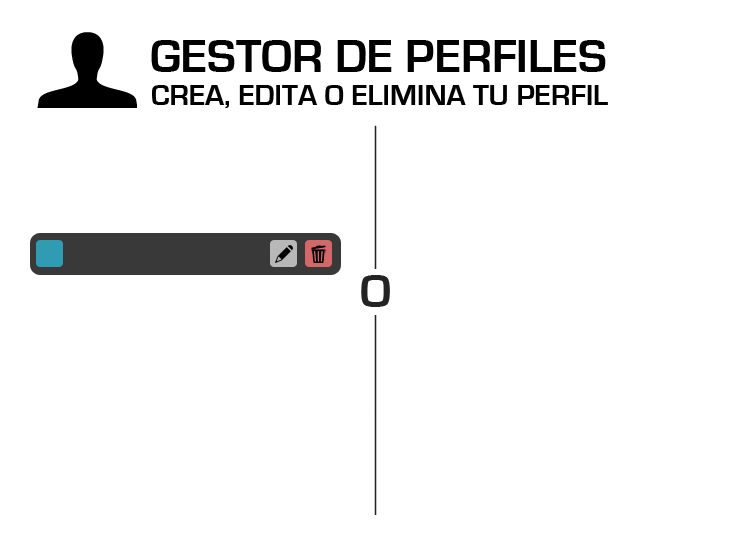
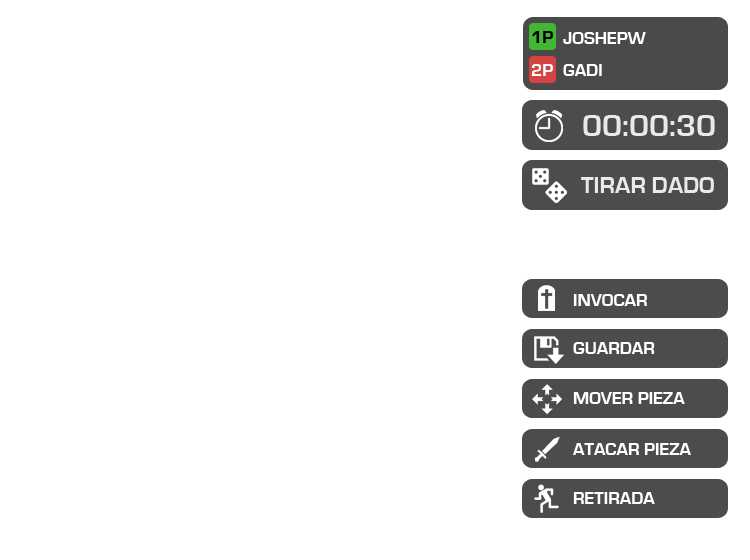
Before/after of a (750, 560) layered artwork. What changed in the layer stack:
renamed "CREA, EDITA O ELIMINA TU PERFIL" to "CONECTATE Y DESAFIA A LA DISTANCIA", hid it, moved it above "JUGAR EN RED", painted on it over [152, 85, 685, 109]
renamed "GESTOR DE PERFILES" to "JUGAR EN RED", hid it, moved it above "Layer 10", painted on it over [151, 40, 606, 72]
hid "noun_project_419" over [37, 32, 137, 108]
renamed "O" to "VS", hid it, painted on it over [361, 275, 390, 307]
hid "Layer 1" over [374, 125, 377, 515]
added group "Group 8" with 30 layers above "Group 7" over [522, 17, 728, 518]
added layer "Shape 15 copy 4" (70%) in group "Group 8" over [522, 279, 728, 318]
added layer "GUARDAR" in group "Group 8" over [573, 342, 655, 354]
added layer "Shape 15 copy 3" (70%) in group "Group 8" over [522, 329, 728, 368]
added layer "Layer 18" in group "Group 8" over [532, 384, 562, 414]
added layer "MOVER PIEZA" in group "Group 8" over [573, 392, 685, 404]
added layer "Shape 15 copy 2" (70%) in group "Group 8" over [522, 379, 728, 418]
added layer "ATACAR PIEZA" in group "Group 8" over [573, 443, 691, 455]
added layer "Shape 15 copy" (70%) in group "Group 8" over [522, 429, 728, 468]
added layer "RETIRADA" in group "Group 8" over [573, 492, 655, 504]
added layer "Shape 15" (70%) in group "Group 8" over [522, 479, 728, 518]
added layer "TIRAR DADO" in group "Group 8" over [581, 177, 714, 193]
added layer "Layer 16" in group "Group 8" over [532, 168, 567, 203]
added layer "Shape 14 copy" (70%) in group "Group 8" over [522, 160, 728, 210]
added layer "00:00:30" in group "Group 8" over [583, 115, 715, 136]
added layer "Shape 14" (70%) in group "Group 8" over [522, 100, 728, 150]
added layer "JOSHEPW" in group "Group 8" over [563, 32, 646, 44]
added layer "Shape 13" (71%) in group "Group 8" over [523, 17, 728, 90]
hid group "Group 2" (10 layers) over [30, 233, 341, 275]
…and 11 more changes (11 added)
